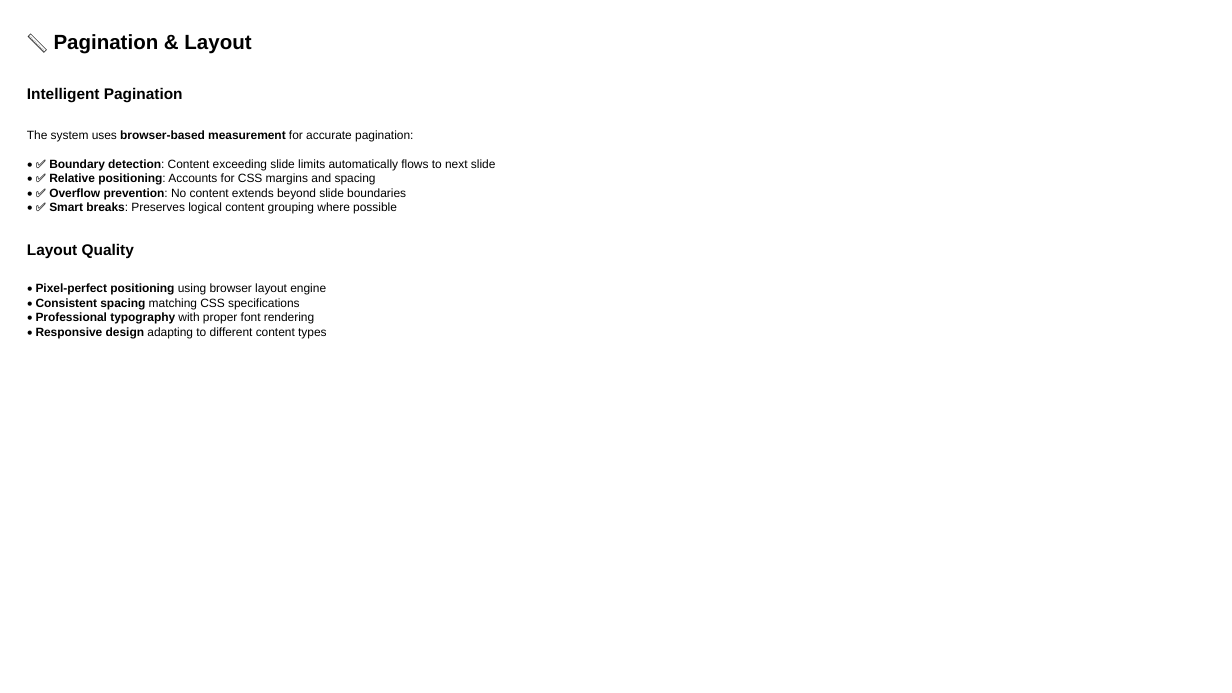
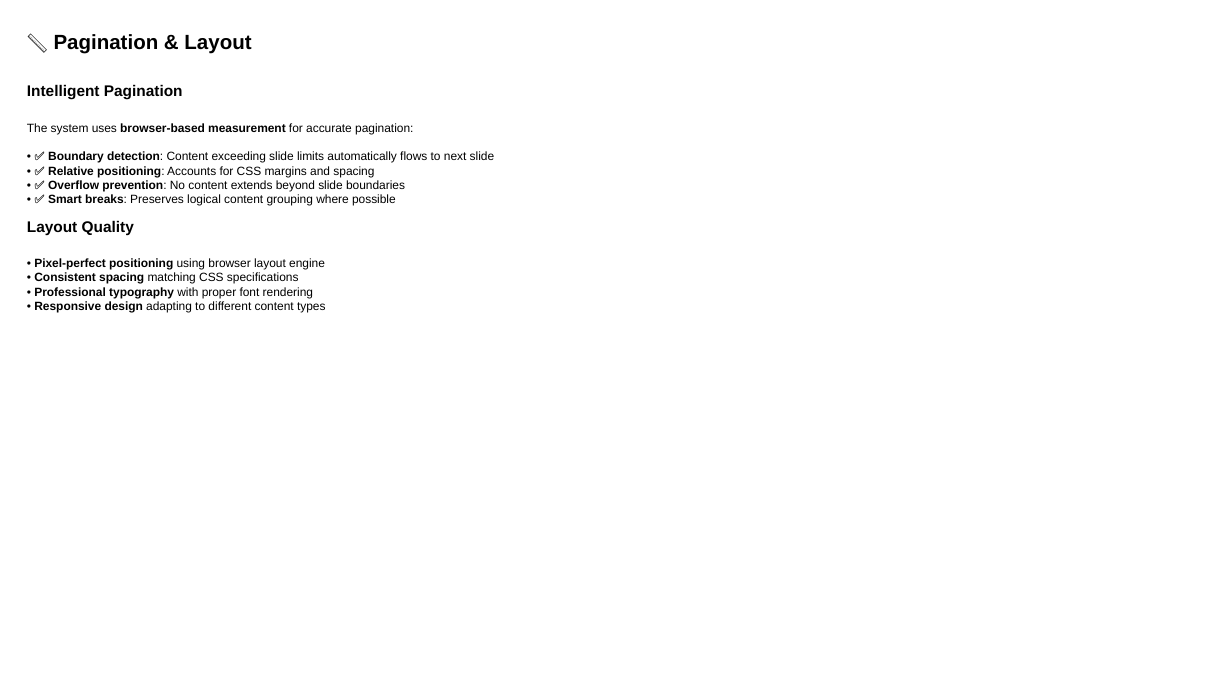
Before and after one commit to louisazhou/slidegenerator, a slide deck: slide 9 of output/comprehensive_demo_default.pptx. Drawn at 1232x693 pixels with LibreOffice and Linux fonts; fonts in the diff are those of the drawing. Boxes give left, top, right and bottom in pixels: in the first picture for what was removed or moved away, otherwise in the second. Text is boxed around its words. In the diff, an @@ line names an element or a change of style, - is before the commit and + after.

Commit message:
fix table rendering issues, ensure WYSIWYG as much as possible between paginated html and the rendered pptx

```diff
--- a/output/comprehensive_demo_default.pptx
+++ b/output/comprehensive_demo_default.pptx
@@ text "Intelligent Pagination": place and size @@
-text "Intelligent Pagination" at <box>27,87,183,103</box>
+text "Intelligent Pagination" at <box>27,84,183,99</box>
@@ text "The system uses browser-based measurement ...": place and size @@
-text "The system uses browser-based measurement ..." at <box>27,130,413,141</box>
+text "The system uses browser-based measurement ..." at <box>27,123,413,135</box>
@@ text "• ✅ Boundary detection: Content ...": place and size @@
-text "• ✅ Boundary detection: Content ..." at <box>49,159,496,214</box>
+text "• ✅ Boundary detection: Content ..." at <box>48,151,495,206</box>
@@ text "• ✅ Boundary detection: Content ..." at <box>48,151,495,206</box>: font Calibri to Arial in "•", "•", "•", "•" @@
@@ text "Layout Quality": place and size @@
-text "Layout Quality" at <box>27,243,134,258</box>
+text "Layout Quality" at <box>27,220,134,235</box>
@@ text "• Pixel-perfect positioning using browser ..." at <box>34,258,326,313</box>: font Calibri to Arial in "•", "•", "•", "•" @@
@@ text "• Pixel-perfect positioning using browser ...": place and size @@
-text "• Pixel-perfect positioning using browser ..." at <box>36,283,327,338</box>
+text "• Pixel-perfect positioning using browser ..." at <box>34,258,326,313</box>
```
Also in this commit, not shown: 19 other slides changed, 13 other files.
